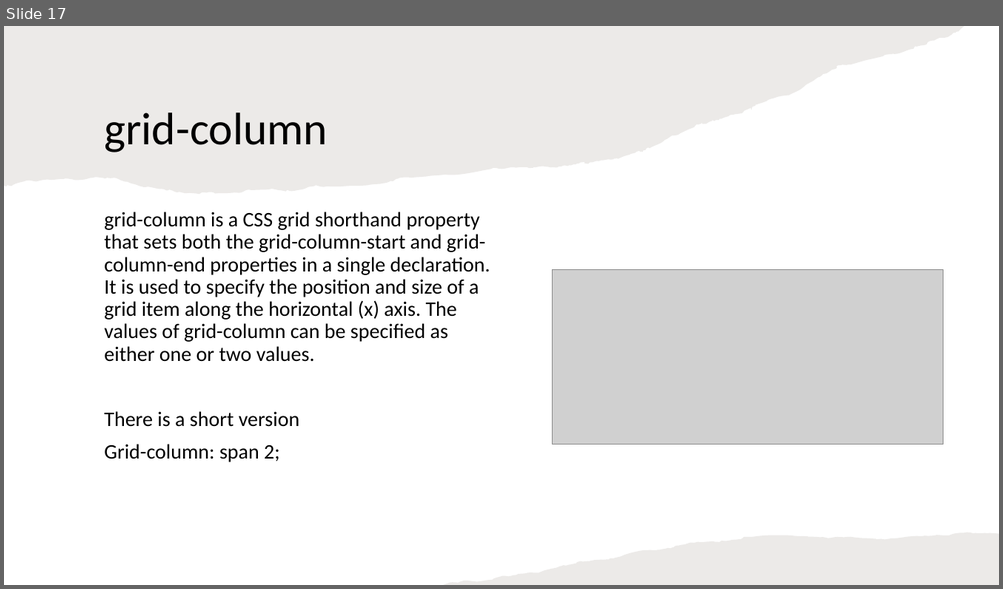
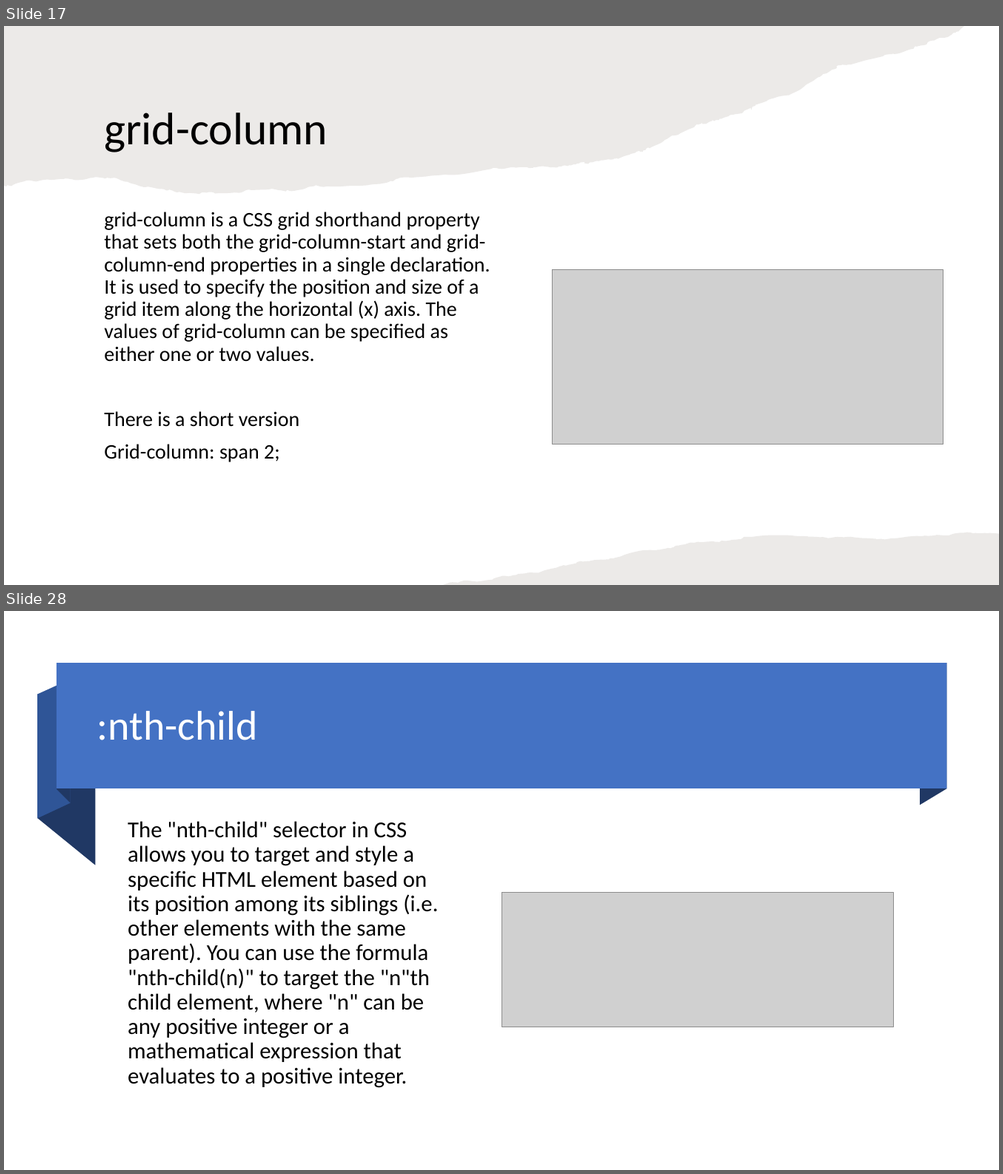
Before and after one commit to 1shaked/full-stack, a slide deck: 6ass/main6.pptx. Shown one above the other, each under a label of ours: slide 17 before the commit, slides 17 and 28 after it; the slides between them are not shown. The pictures are 1003x589 and 1003x1174 pixels, drawn with LibreOffice and Linux fonts; fonts in the diff are those of the drawing; grey boxes stand for pictures. Boxes give left, top, right and bottom in pixels: in the first picture for what was removed or moved away, otherwise in the second. Text is boxed around its words. In the diff, an @@ line names an element or a change of style, - is before the commit and + after.

```diff
--- a/6ass/main6.pptx
+++ b/6ass/main6.pptx
@@ slide 28 added at (x1=4, y1=611, x2=999, y2=1170), background #FFFFFF @@
@@ group added at (x1=37, y1=664, x2=946, y2=866): 4 freeform shapes, 1 rectangle @@
@@ title added at (x1=97, y1=711, x2=258, y2=741), 40 pt, text #FFFFFF @@
+:nth-child
@@ text added at (x1=128, y1=821, x2=438, y2=1088), 22 pt, text #000000 @@
+The "nth-child" selector in CSS allows you to target and style a specific HTML element based on its position among its siblings (i.e. other elements with the same parent). You can use the formula "nth-child(n)" to target the "n"th child element, where "n" can be any positive integer or a mathematical expression that evaluates to a positive integer.
@@ picture added at (x1=502, y1=892, x2=893, y2=1027) @@
```
Also in this commit, not shown: 11 slides changed, 17 other slides added, 3 slides removed, 28 other files.
